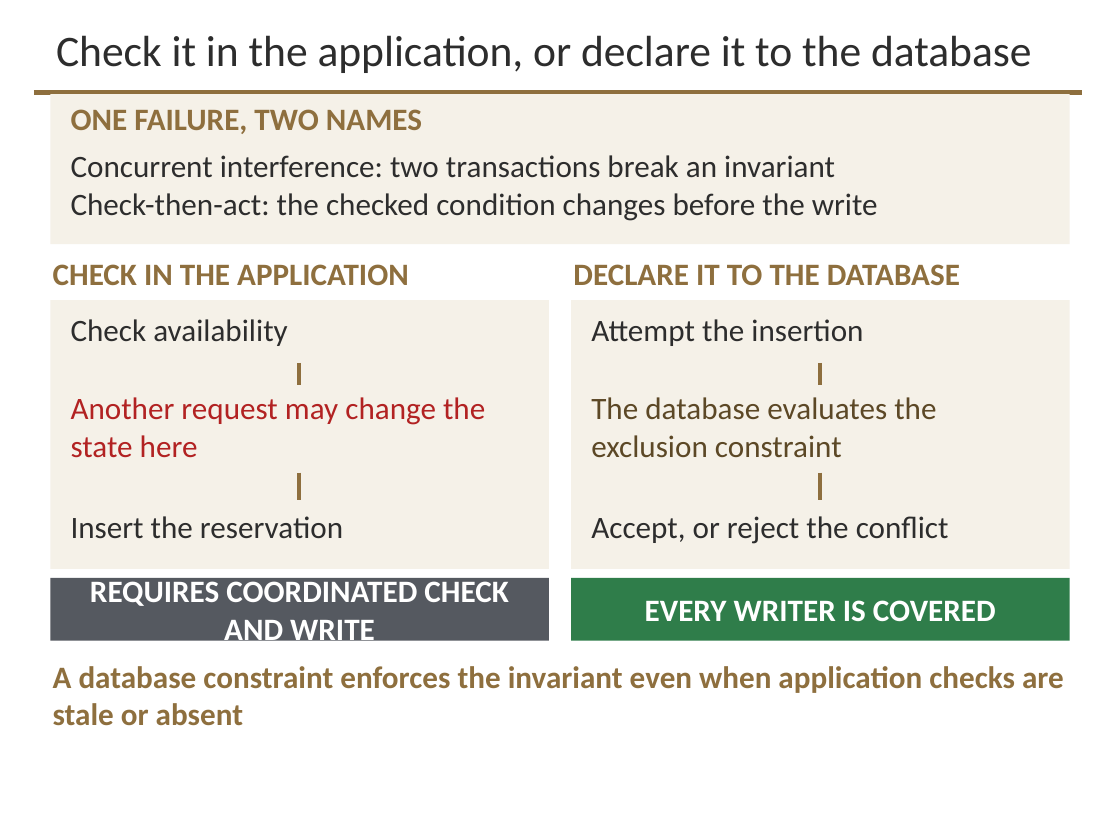
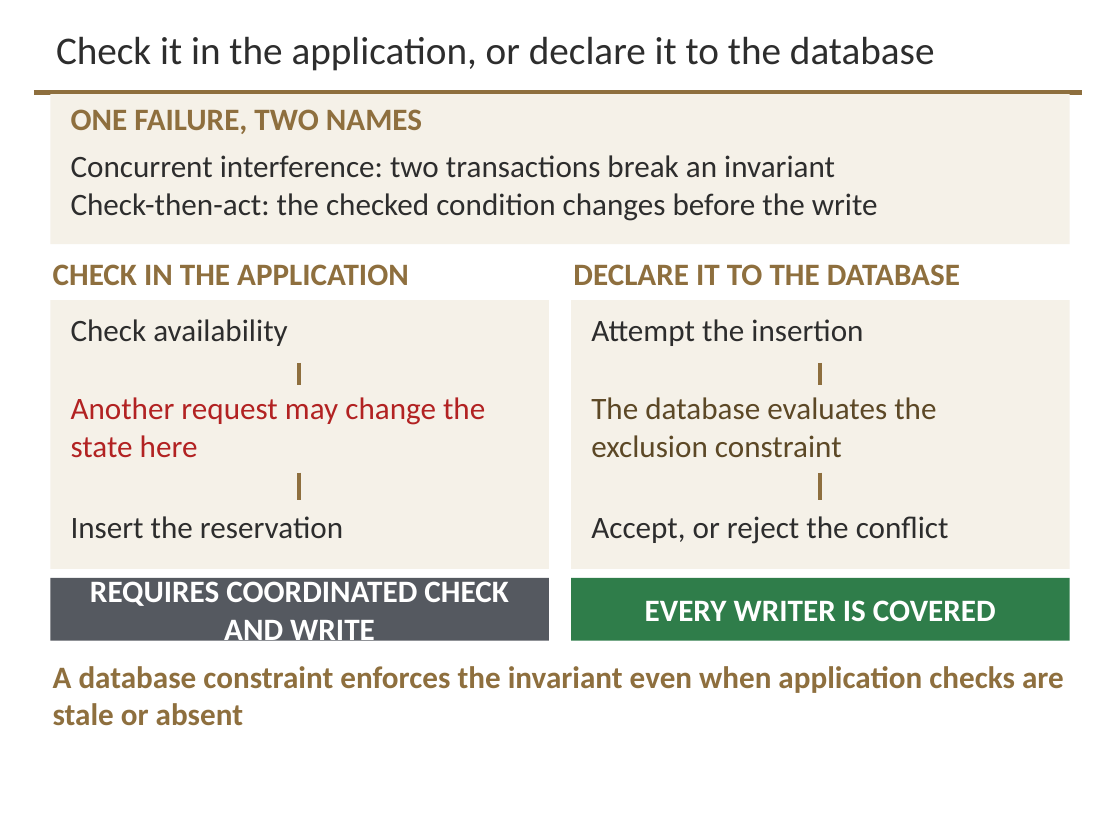
Before and after one commit to davisjam/model-based-agentic-software-engineering, a slide deck: slide 25 of course/lectures/act-3-software-in-the-world/02-data-management/3-2-Data-Management.pptx. Drawn at 1120x840 pixels with LibreOffice and Linux fonts; fonts in the diff are those of the drawing; background and template pictures are left out. Boxes give left, top, right and bottom in pixels: in the first picture for what was removed or moved away, otherwise in the second. Text is boxed around its words. In the diff, an @@ line names an element or a change of style, - is before the commit and + after.

```diff
--- a/course/lectures/act-3-software-in-the-world/02-data-management/3-2-Data-Management.pptx
+++ b/course/lectures/act-3-software-in-the-world/02-data-management/3-2-Data-Management.pptx
@@ title "Check it in the application, ..." at (x1=56, y1=36, x2=935, y2=71): size 28 to 25.2 pt @@
```
Also in this commit, not shown: 3 other slides changed.
